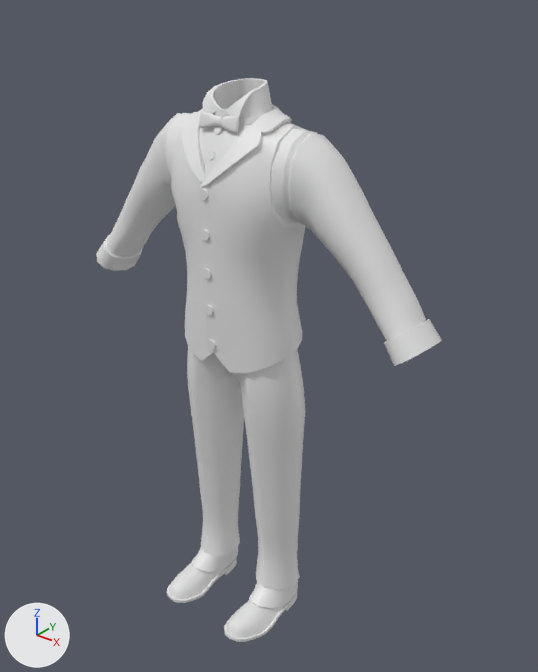
Before and after pictures for a commit that changed the Blender file Attires_Characters/Workers/Monorail/Ticketer/Attire_Worker_Monorail_Ticketer.blend.
The view is the same before and after, from a 50 mm lens placed at (1.238, -1.431, 1.822), pointed at (0.062, 0.04, 0.91). Every picture has the same lights, and +X, +Y and +Z are marked at lower left. The first picture is the older version.

The older version as bpy lines, for what is in view:
```python
me_attire_worker_monorail_ticketer = bpy.data.meshes.new('Attire_Worker_Monorail_Ticketer')
me_attire_worker_monorail_ticketer.from_pydata(...)  # 2960 vertices, 3159 faces; spans x -0.58..0.58, y -0.23..0.13, z 0.0..1.59
me_attire_worker_monorail_ticketer.polygons.foreach_set('use_smooth', [True] * 3159)
ob_attire_worker_monorail_ticketer = bpy.data.objects.new('Attire_Worker_Monorail_Ticketer', me_attire_worker_monorail_ticketer)
ob_attire_worker_monorail_ticketer.location = (0.0, 0.0, 0.0)
```
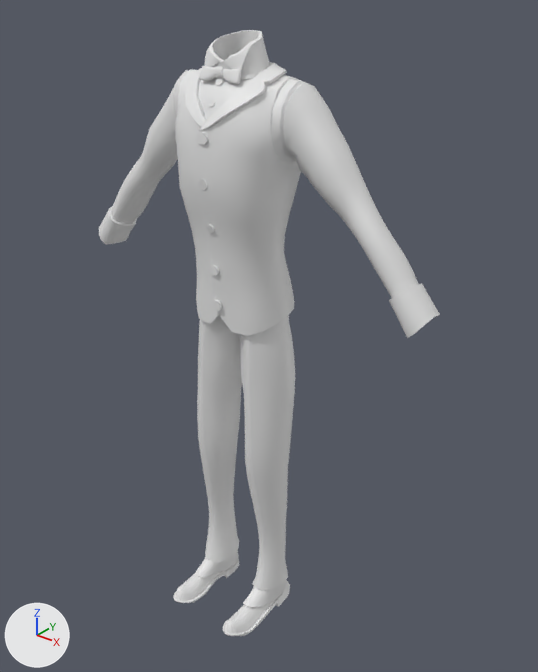
The newer file adds a shape key; the second version is drawn at full value of the shape key 'BlendShape_BodyType_Male_Thin' of 'Attire_Worker_Monorail_Ticketer', and the change is written as the vertex moves it makes.

Pixel boxes [x1, y1, x2, y2] of what changed, in the pictures (538 x 672 px; the box of a moved part takes in the faces that stretch with it):
```json
{"object": "Attire_Worker_Monorail_Ticketer", "change": "reshaped", "before": [96, 78, 442, 642], "after": [99, 30, 440, 636], "on screen": "7% taller"}
{"part": 1, "of": "me_attire_worker_monorail_ticketer", "change": "moved or reshaped", "before": [208, 151, 215, 160], "after": [208, 100, 215, 107]}
{"part": 2, "of": "me_attire_worker_monorail_ticketer", "change": "moved or reshaped", "before": [214, 126, 223, 134], "after": [216, 78, 224, 86]}
{"part": 3, "of": "me_attire_worker_monorail_ticketer", "change": "moved or reshaped", "before": [207, 339, 216, 349], "after": [212, 300, 222, 311]}
{"part": 4, "of": "me_attire_worker_monorail_ticketer", "change": "moved or reshaped", "before": [199, 189, 208, 200], "after": [197, 132, 208, 145]}
{"part": 5, "of": "me_attire_worker_monorail_ticketer", "change": "moved or reshaped", "before": [201, 230, 210, 240], "after": [199, 179, 208, 190]}
{"part": 6, "of": "me_attire_worker_monorail_ticketer", "change": "moved or reshaped", "before": [202, 268, 212, 279], "after": [206, 224, 215, 233]}
{"part": 7, "of": "me_attire_worker_monorail_ticketer", "change": "moved or reshaped", "before": [205, 305, 214, 315], "after": [210, 265, 219, 275]}
{"part": 8, "of": "me_attire_worker_monorail_ticketer", "change": "moved or reshaped", "before": [199, 105, 276, 133], "after": [199, 62, 273, 84]}
{"part": 9, "of": "me_attire_worker_monorail_ticketer", "change": "moved or reshaped", "before": [96, 78, 442, 642], "after": [99, 30, 440, 636]}
```

Edits to the scene script, one JSON object a line:
```json
{"block": "me_attire_worker_monorail_ticketer", "where": "# used by ob_attire_worker_monorail_ticketer; location = (0.0, 0.0, 0.0)"}
{"op": "remove", "block": "me_attire_worker_monorail_ticketer", "code": "me_attire_worker_monorail_ticketer.from_pydata(...)  # 2960 vertices, 3159 faces; spans x -0.58..0.58, y -0.23..0.13, z 0.0..1.59"}
{"op": "add", "block": "me_attire_worker_monorail_ticketer", "code": "me_attire_worker_monorail_ticketer.from_pydata(...)  # 2960 vertices, 3159 faces; spans x -0.57..0.57, y -0.23..0.12, z 0.0..1.7"}
{"block": "me_attire_worker_monorail_ticketer", "change": "me_attire_worker_monorail_ticketer part 1: the loose piece of 26 vertices spanning x -0.01..0.01, y -0.11..-0.1, z 1.42..1.44 is moved by (0.0, 0.01, 0.12)"}
{"block": "me_attire_worker_monorail_ticketer", "change": "me_attire_worker_monorail_ticketer part 2: the loose piece of 26 vertices spanning x -0.01..0.01, y -0.08..-0.07, z 1.47..1.5 is moved by (0.0, 0.01, 0.11)"}
{"block": "me_attire_worker_monorail_ticketer", "change": "me_attire_worker_monorail_ticketer part 3: the loose piece of 26 vertices spanning x -0.01..0.01, y -0.13..-0.12, z 0.92..0.94 is moved by (0.0, 0.03, 0.1)"}
{"block": "me_attire_worker_monorail_ticketer", "change": "me_attire_worker_monorail_ticketer part 4: the loose piece of 26 vertices spanning x -0.01..0.01, y -0.14..-0.13, z 1.33..1.35 is moved by (0.0, 0.0, 0.13)"}
{"block": "me_attire_worker_monorail_ticketer", "change": "me_attire_worker_monorail_ticketer part 5: the loose piece of 26 vertices spanning x -0.01..0.01, y -0.14..-0.13, z 1.22..1.25 is moved by (0.0, 0.0, 0.13)"}
{"block": "me_attire_worker_monorail_ticketer", "change": "me_attire_worker_monorail_ticketer part 6: the loose piece of 26 vertices spanning x -0.01..0.01, y -0.14..-0.13, z 1.12..1.15 is moved by (0.0, 0.02, 0.11)"}
{"block": "me_attire_worker_monorail_ticketer", "change": "me_attire_worker_monorail_ticketer part 7: the loose piece of 26 vertices spanning x -0.01..0.01, y -0.14..-0.13, z 1.02..1.05 is moved by (0.0, 0.03, 0.1)"}
{"block": "me_attire_worker_monorail_ticketer", "change": "me_attire_worker_monorail_ticketer part 8: the loose piece of 293 vertices spanning x -0.09..0.09, y -0.08..0.09, z 1.48..1.53 is multiplied about its middle by the matrix ((0.919, 0.001, 0.0), (-0.001, 0.919, 0.022), (0.0, -0.022, 0.919)), then moved by (0.0, 0.0, 0.1)"}
{"block": "me_attire_worker_monorail_ticketer", "change": "me_attire_worker_monorail_ticketer part 9: 2445 of 2960 vertices moved; they spanned x -0.58..0.58, y -0.23..0.13, z 0.0..1.59 and now span x -0.57..0.57, y -0.23..0.12, z 0.0..1.7; mean shift (0.0, 0.0, 0.08); largest move (-0.22, -0.03, 1.28) -> (-0.19, -0.02, 1.44)"}
{"block": "me_attire_worker_monorail_ticketer", "change": "other edits to the shape of me_attire_worker_monorail_ticketer do not show in these pictures"}
```
